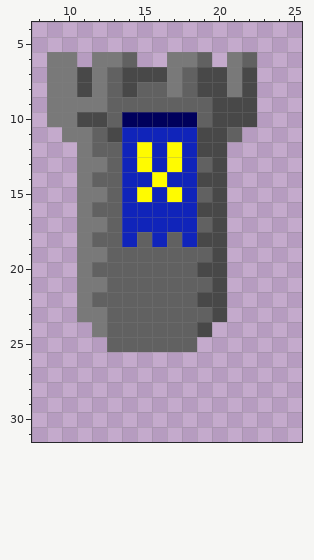
One commit to this pixel-art sprite: sprites/tower1_blue.png. The first picture shows the starting point.
The file is 32x32 pixels. Shown: x 8..25, y 4..31.
Now the later version:
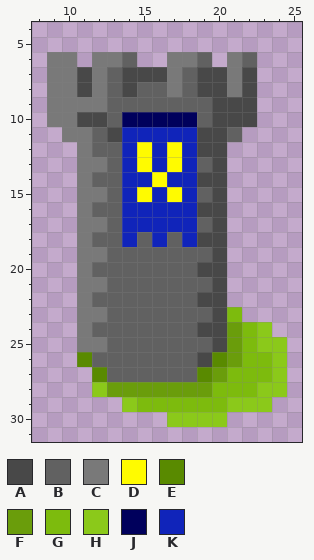
Palette (. is transparent): A #484848  B #616161  C #797979  D #fffb00  E #598a00  F #6a9d0b  G #7dbb0d  H #8bc91a  J #00005c  K #1024ba
Edits made:
{"y":23,"x":21,"old":".","new":"G"}
{"y":24,"x":11,"old":".C","new":"CB"}
{"y":24,"x":20,"old":"....","new":"AFGH"}
{"y":25,"x":11,"old":"..","new":"CC"}
{"y":25,"x":19,"old":"......","new":"BAFGHH"}
{"y":26,"x":11,"old":"..............","new":"EBBBBBBBAEFGGH"}
{"y":27,"x":12,"old":".............","new":"EBBBBBBEFGGGH"}
{"y":28,"x":12,"old":".............","new":"HFFFFFFFGGGHH"}
{"y":29,"x":14,"old":"..........","new":"HGGGGGGHHH"}
{"y":30,"x":17,"old":"....","new":"HHHH"}
